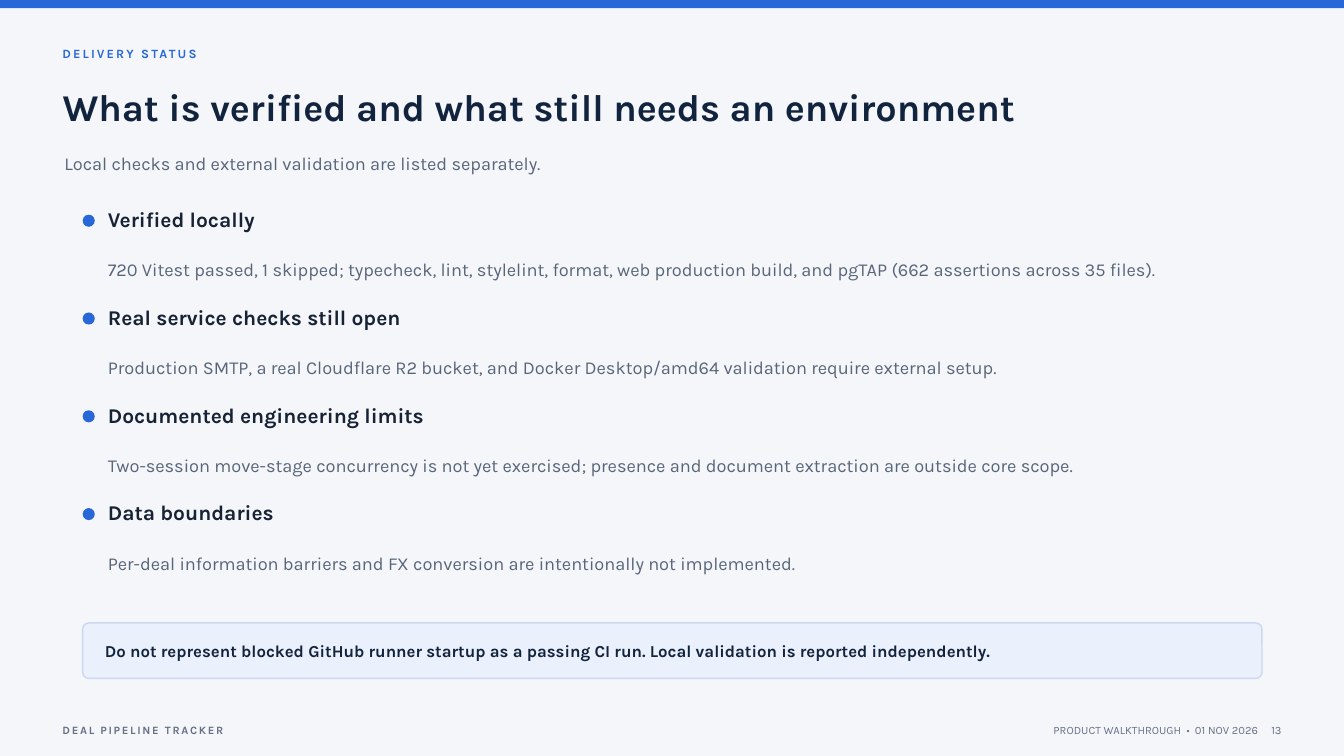
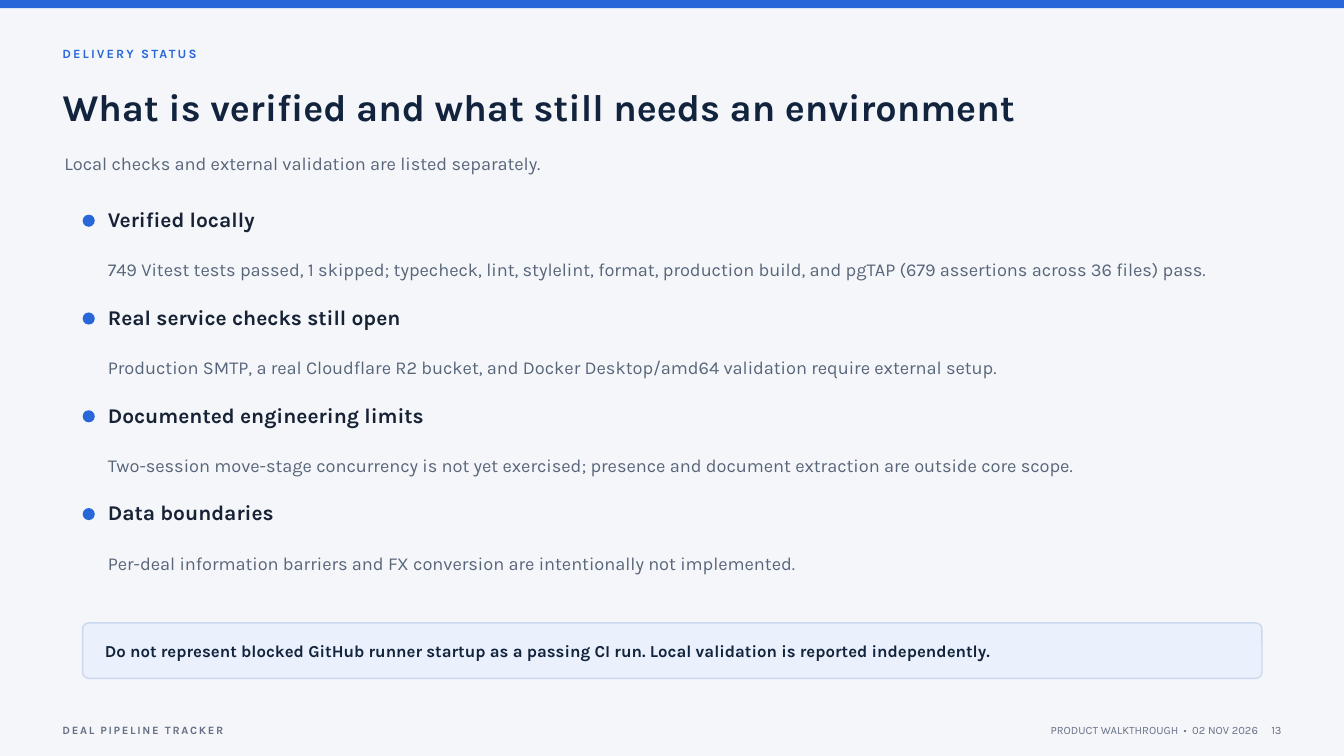
Before and after one commit to blaquetribe/deal-pipeline-tracker, a slide deck: slide 13 of docs/presentation/deal-pipeline-tracker-walkthrough.pptx. Drawn at 1344x756 pixels with LibreOffice and Linux fonts; fonts in the diff are those of the drawing. Boxes give left, top, right and bottom in pixels: in the first picture for what was removed or moved away, otherwise in the second. Text is boxed around its words. In the diff, an @@ line names an element or a change of style, - is before the commit and + after.

```diff
--- a/docs/presentation/deal-pipeline-tracker-walkthrough.pptx
+++ b/docs/presentation/deal-pipeline-tracker-walkthrough.pptx
@@ text at bbox=[108, 263, 1206, 281]: text changed @@
-720 Vitest passed, 1 skipped; typecheck, lint, stylelint, format, web production build, and pgTAP (662 assertions across 35 files).
+749 Vitest tests passed, 1 skipped; typecheck, lint, stylelint, format, production build, and pgTAP (679 assertions across 36 files) pass.
@@ text at bbox=[1051, 727, 1281, 734]: text changed @@
-PRODUCT WALKTHROUGH • 01 NOV 2026 13
+PRODUCT WALKTHROUGH • 02 NOV 2026 13
```
Also in this commit, not shown: 12 other slides changed, 33 other files.
